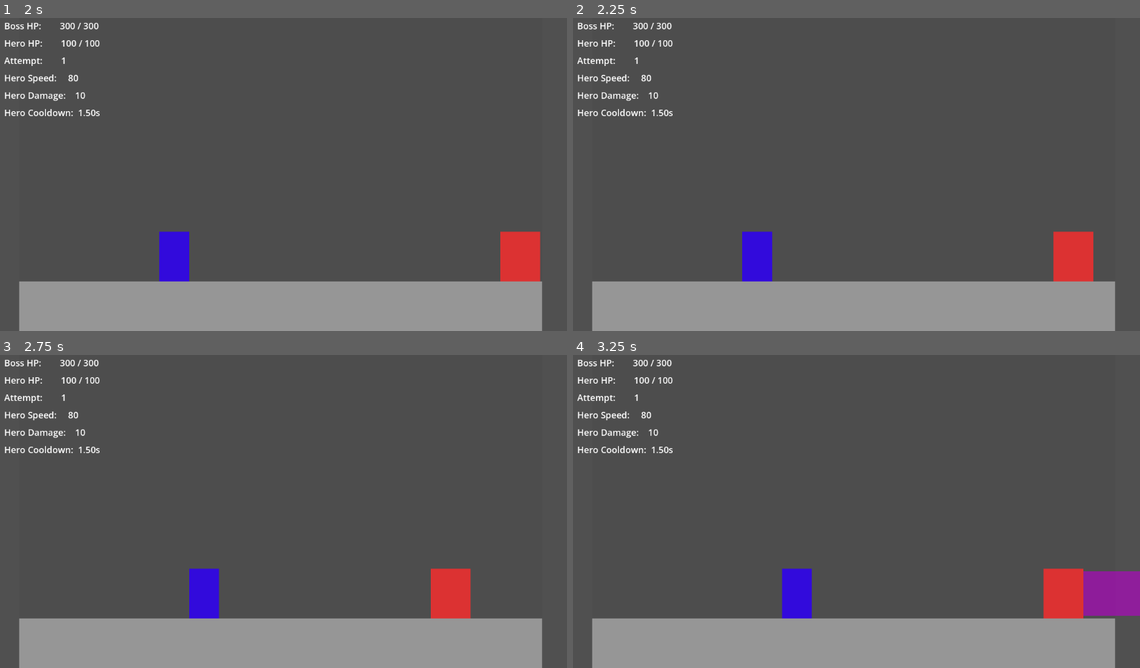
Above: before the commit, frames 1-4 (two rows, left to right).
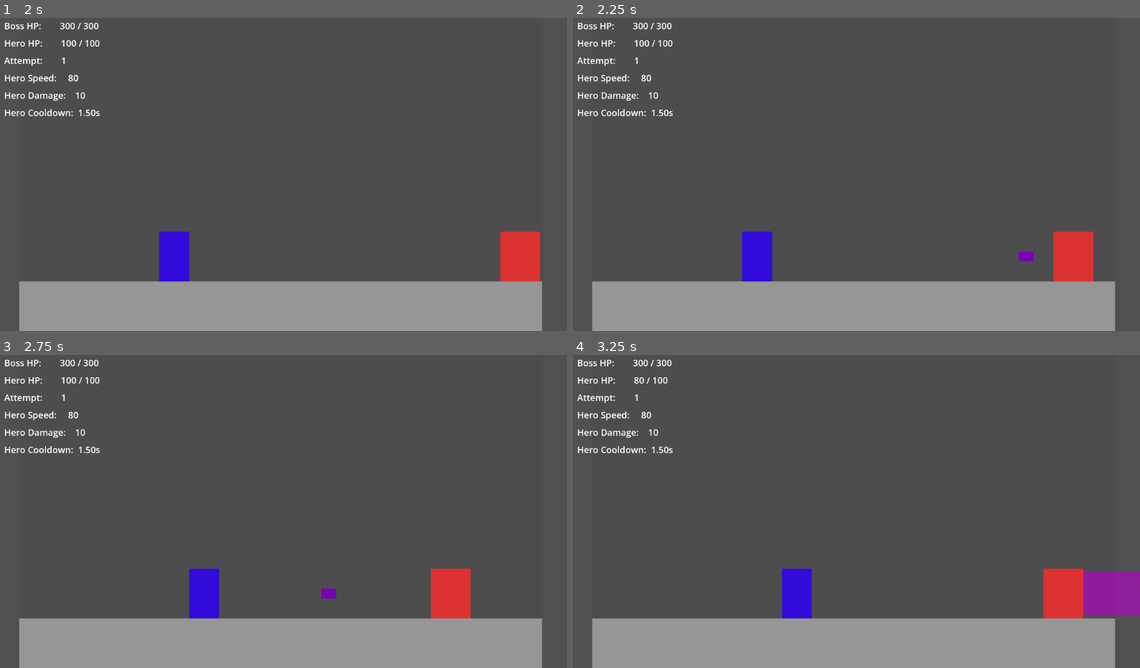
Above: after the commit, the same moments.

Repository: Mausinator08/project-anti-hero
Game: Godot game, scene res://scenes/main.tscn
The game is run twice, just before and just after one commit, with the same random seed, the same clock (stepped at 60 frames per second) and the same inputs.
Inputs:
- Up to frame 1 (2 s): hold D (move_right) from 0.53 s (still down); tap K (boss_heavy_attack) at 0.6 s; tap J (boss_light_attack) at 0.8, 1.35 s; tap L (boss_projectile) at 1.55 s
- Up to frame 2 (2.25 s): release D (move_right) at 2.03 s; hold A (move_left) from 2.03 s (still down); tap L (boss_projectile) at 2.1 s
- Up to frame 3 (2.75 s): keep holding A (move_left); tap K (boss_heavy_attack) at 2.3 s
- Up to frame 4 (3.25 s): release A (move_left) at 2.78 s; hold D (move_right) from 2.78 s (still down); tap K (boss_heavy_attack) at 2.85 s; tap J (boss_light_attack) at 3.05 s

Frame 1 is identical in both runs. In frame 2, less than 0.1% of the frame differs, in the area x 78-82%, y 74-78%; in frame 3, less than 0.1%; in frame 4, less than 0.1%.

Commit message:
Phase 15 adaptation messages and boss attack overlap fix

Diff:
--- a/scripts/Boss.gd
+++ b/scripts/Boss.gd
@@ -8,16 +8,13 @@
 const GRAVITY = 980.0
 const MAX_HEALTH: int = 300
 
-# --- Light attack: Backhand Swipe ---
 const SWIPE_DAMAGE: int = 25
 
-# --- Heavy attack: Ground Slam ---
 const SLAM_DAMAGE: int = 50
 const SLAM_COOLDOWN: float = 2.0
 const SLAM_WINDUP: float = 0.35
 const SLAM_ACTIVE_TIME: float = 0.3
 
-# --- Ranged attack: Dark Projectile ---
 const PROJECTILE_COOLDOWN: float = 1.0
 
 var health: int = MAX_HEALTH
@@ -63,20 +60,22 @@
 	if projectile_cooldown > 0.0:
 		projectile_cooldown -= delta
 
+	# Light attack — blocked while Slam is running
 	if Input.is_action_just_pressed("boss_light_attack") and not is_attacking and not is_slamming:
 		perform_swipe()
 
+	# Heavy attack — blocked while Swipe is running, must be off cooldown
 	if Input.is_action_just_pressed("boss_heavy_attack") and not is_slamming and not is_attacking and slam_cooldown <= 0.0:
 		perform_slam()
 
-	if Input.is_action_just_pressed("boss_projectile") and projectile_cooldown <= 0.0:
+	# Ranged attack — blocked while Swipe or Slam is running, must be off cooldown
+	if Input.is_action_just_pressed("boss_projectile") and projectile_cooldown <= 0.0 and not is_attacking and not is_slamming:
 		perform_projectile()
 
 func set_game_over() -> void:
 	game_over = true
 	velocity = Vector2.ZERO
 
-# --- Backhand Swipe ---
 func perform_swipe() -> void:
 	is_attacking = true
 
@@ -91,7 +90,6 @@
 	await get_tree().process_frame
 	await get_tree().process_frame
 
-	# Explicit target: Hero only
 	if not game_over:
 		for body in swipe_hitbox.get_overlapping_bodies():
 			if body.name == "Hero" and body.has_method("take_damage"):
@@ -103,7 +101,6 @@
 	swipe_hitbox.visible = false
 	is_attacking = false
 
-# --- Ground Slam ---
 func perform_slam() -> void:
 	is_slamming = true
 	slam_cooldown = SLAM_COOLDOWN
@@ -128,7 +125,6 @@
 	await get_tree().process_frame
 	await get_tree().process_frame
 
-	# Explicit target: Hero only
 	if not game_over:
 		for body in slam_hitbox.get_overlapping_bodies():
 			if body.name == "Hero" and body.has_method("take_damage"):
@@ -140,7 +136,6 @@
 	slam_hitbox.visible = false
 	is_slamming = false
 
-# --- Dark Projectile ---
 func perform_projectile() -> void:
 	projectile_cooldown = PROJECTILE_COOLDOWN
 
